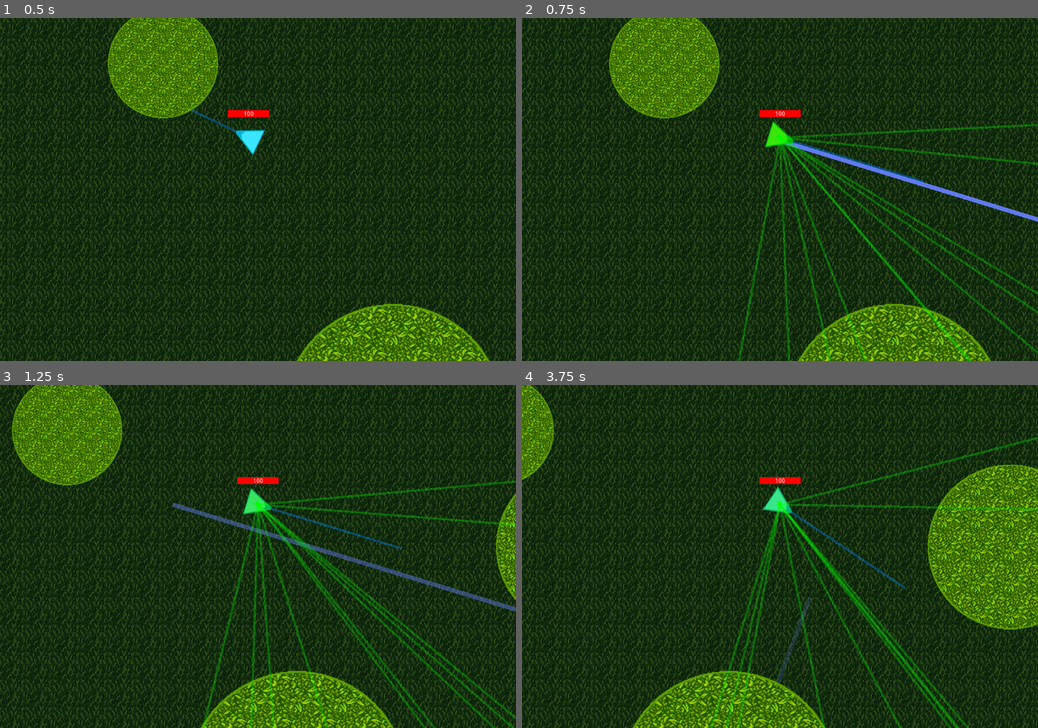
Above: before the commit, frames 1-4 (two rows, left to right).
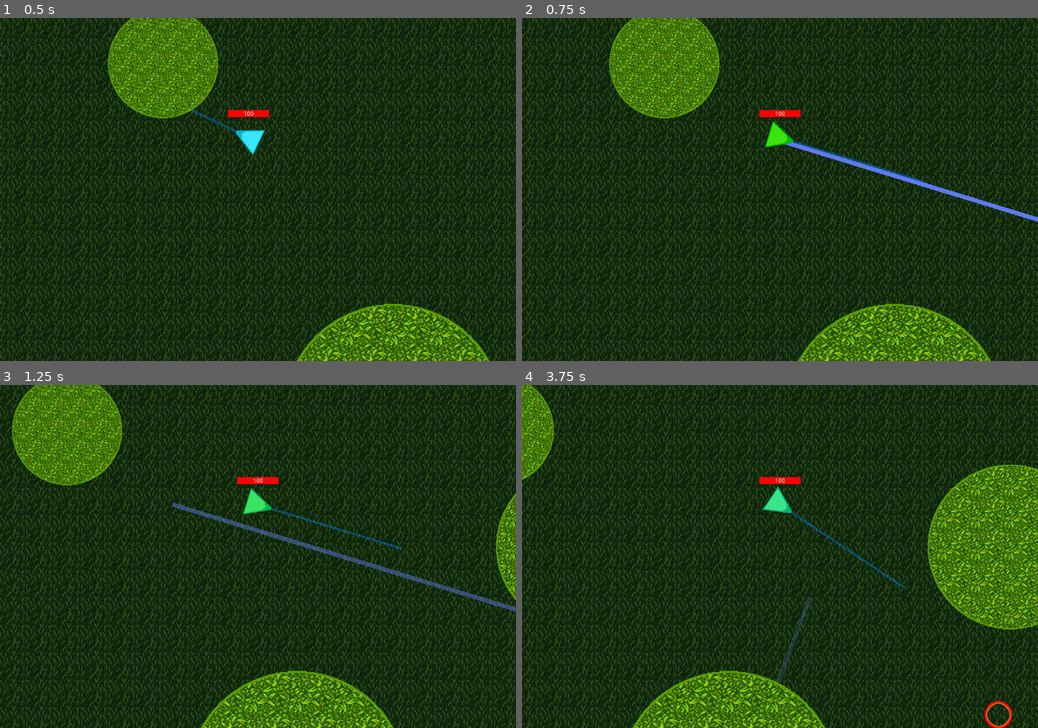
Above: after the commit, the same moments.

Repository: concernedsyndicate/AI
Game: Godot game, scene res://Scenes/MainScene.tscn
Same seed, same stepped clock (60 frames per second), same inputs: the game is played once before the commit and once after it.
Inputs (mouse positions are in pixels of both pictures, inside the frame that each line leads up to):
- Up to frame 1 (0.5 s): no input
- Up to frame 2 (0.75 s): tap Enter at 0.5 s; move the mouse to (893, 172) at 0.52 s; hold Right (right) from 0.53 s (still down); hold Ctrl from 0.53 s (still down); click (893, 172) at 0.67 s
- Up to frame 3 (1.25 s): keep holding Right (right); keep holding Ctrl
- Up to frame 4 (3.75 s): move the mouse to (676, 573) at 1.27 s; release Right (right) at 1.28 s; release Ctrl at 1.28 s; hold S (down) 1.28-2.03 s; tap Ctrl at 1.35, 2.85 s; move the mouse to (831, 481) at 2.02 s; hold Right (right) 2.03-2.78 s; hold Ctrl 2.03-2.78 s; move the mouse to (754, 625) at 2.77 s; hold Up (up) 2.78-3.53 s; click (754, 625) at 2.92 s; move the mouse to (934, 607) at 3.52 s; hold Left (left) from 3.53 s (still down); hold Ctrl from 3.53 s (still down)

Frame 1 is identical in both runs. In frame 2, 3.4% of the frame differs, in the area x 41-100%, y 30-100%; in frame 3, 3.6%, in the area x 39-100%, y 27-100%; in frame 4, 3.2%.
Error after the commit: Parse Error: The identifier "FAST" isn't declared in the current scope. (res://Scripts/Monster.gd:163)

Commit message:
Tweaked hide and set as default behavior

Diff:
--- a/Scripts/Monster.gd
+++ b/Scripts/Monster.gd
@@ -2,7 +2,7 @@
 
 onready var target = get_tree().get_nodes_in_group("player")[0]
 
-const MAX_SPEED = 130
+const MAX_SPEED = 300
 const RADIUS = 32
 
 var velocity = Vector2(0,0)
@@ -30,6 +30,7 @@
 	update()
 
 func next_step():
+	return hide()
 	return wander()
 
 func seek(target_position):
@@ -45,28 +46,31 @@
 	var desired_velocity = (position - target_position).normalized() * MAX_SPEED
 	return desired_velocity - velocity
 
+enum Deceleration{SLOW = 3, NORMAL = 2, FAST = 1}
+const DECELERATION_TWEAKER = 0.3
+
 func arrive(target_position, deceleration):
 	var to_target = target_position - position
 	var dist = to_target.length()
 
 	if dist > 0:
-		var deceleration_tweaker = 0.3
-		var speed = dist / deceleration * deceleration_tweaker
+		var speed = dist / deceleration * DECELERATION_TWEAKER
+		speed = clamp(speed, 0, MAX_SPEED)
 
-		speed = clamp(speed, 0, MAX_SPEED)
 		var desired_velocity = to_target * speed / dist
+		return desired_velocity - velocity
 
-		return desired_velocity - velocity
 	return Vector2(0,0)
 
-func pursuit(target_position):
-	var relative_heading = velocity.dot(target.velocity)
-	var to_target = target_position - position
+func pursuit():
+	var to_target = target.position - position
+	var heading = velocity.normalized()
+	var relative_heading = heading.dot(target.velocity.normalized())
 
-	if to_target.dot(velocity) > 0 and relative_heading < -0.95: return seek(target_position)
+	if to_target.dot(heading) > 0 and relative_heading < -0.95: return seek(target.position)
 
 	var look_ahead_time = to_target.length() / (MAX_SPEED + target.speed)
-	return seek(target_position + target.velocity * look_ahead_time)
+	return seek(target.position + target.velocity * look_ahead_time)
 
 const MIN_DETECTION_BOX_LENGTH = 200
 const BRAKING_WEIGHT = 0.2
@@ -137,7 +141,7 @@
 	var target_local = wander_target + Vector2(WANDER_DISTANCE, 0)
 	return target_local.rotated(rotation)
 
-const DISTANCE_FROM_BOUNDARY = 30
+const DISTANCE_FROM_BOUNDARY = 100
 
 func get_hiding_position(obstacle):
 	var dist_away = obstacle.radius + DISTANCE_FROM_BOUNDARY
@@ -154,9 +158,9 @@
 
 		if dist < dist_to_closest:
 			dist_to_closest = dist
-			best_hiding_spot = best_hiding_spot
+			best_hiding_spot = hiding_spot
 
-	if best_hiding_spot: return arrive(best_hiding_spot, 1)
+	if best_hiding_spot: return arrive(best_hiding_spot, FAST)
 	else: return Vector2()#evade()
 
 
